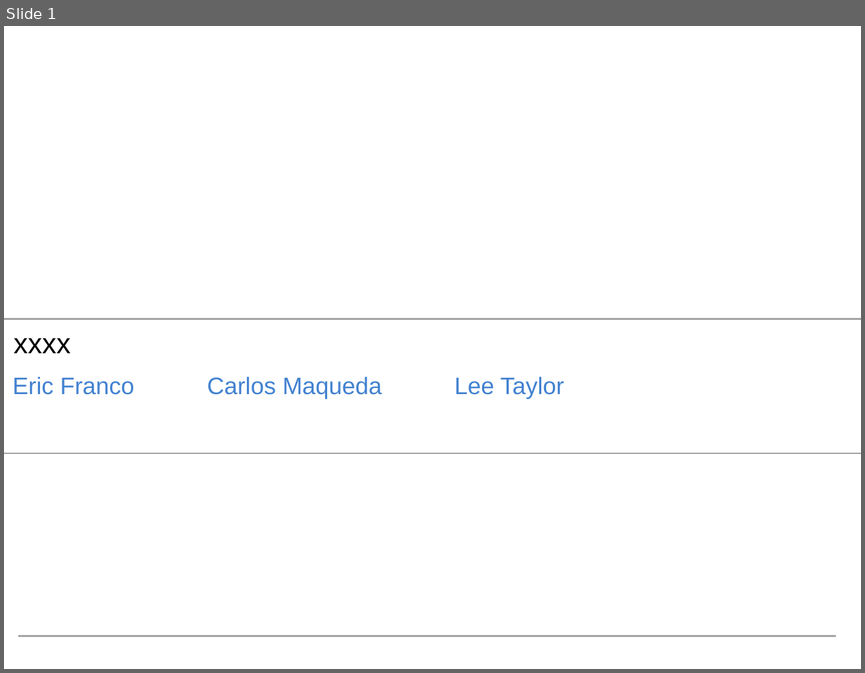
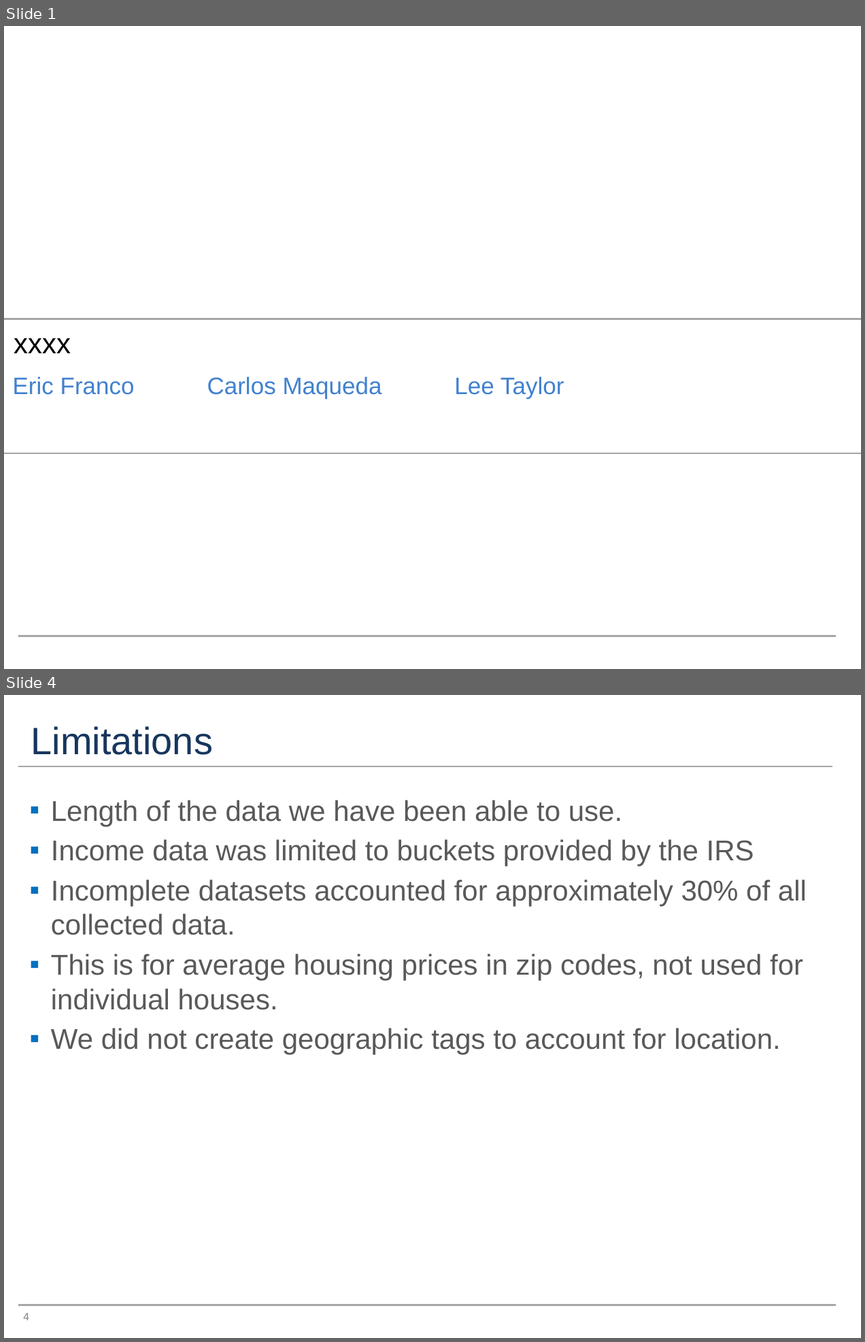
Before and after one commit to francoe/project_3, a slide deck: project_3_presentation.pptx. Shown one above the other, each under a label of ours: slide 1 before the commit, slides 1 and 4 after it; the slides between them are not shown. The pictures are 865x673 and 865x1342 pixels, drawn with LibreOffice and Linux fonts; fonts in the diff are those of the drawing. Boxes give left, top, right and bottom in pixels: in the first picture for what was removed or moved away, otherwise in the second. Text is boxed around its words. In the diff, an @@ line names an element or a change of style, - is before the commit and + after.

Commit message:
lee edits to powerpoint

```diff
--- a/project_3_presentation.pptx
+++ b/project_3_presentation.pptx
@@ slide 4 added at [4,695,861,1338], background #FFFFFF; not listed: 1 template element that a slide beside it also shows @@
@@ title added at [31,726,213,755], 32 pt, text #17365D @@
+Limitations
@@ line added from (18, 766) to (832, 766), #A6A6A6 1.5 pt @@
@@ text added at [51,800,806,1055], 24 pt, text #595959 @@
+▪ Length of the data we have been able to use.
+▪ Income data was limited to buckets provided by the IRS
+▪ Incomplete datasets accounted for approximately 30% of all collected data.
+▪ This is for average housing prices in zip codes, not used for individual houses.
+▪ We did not create geographic tags to account for location.
@@ page number added at [23,1312,29,1320], 9 pt, text #808080 @@
+4
```
Also in this commit, not shown: 1 slide changed, 6 other slides added, 3 slides removed, 1 other file.
